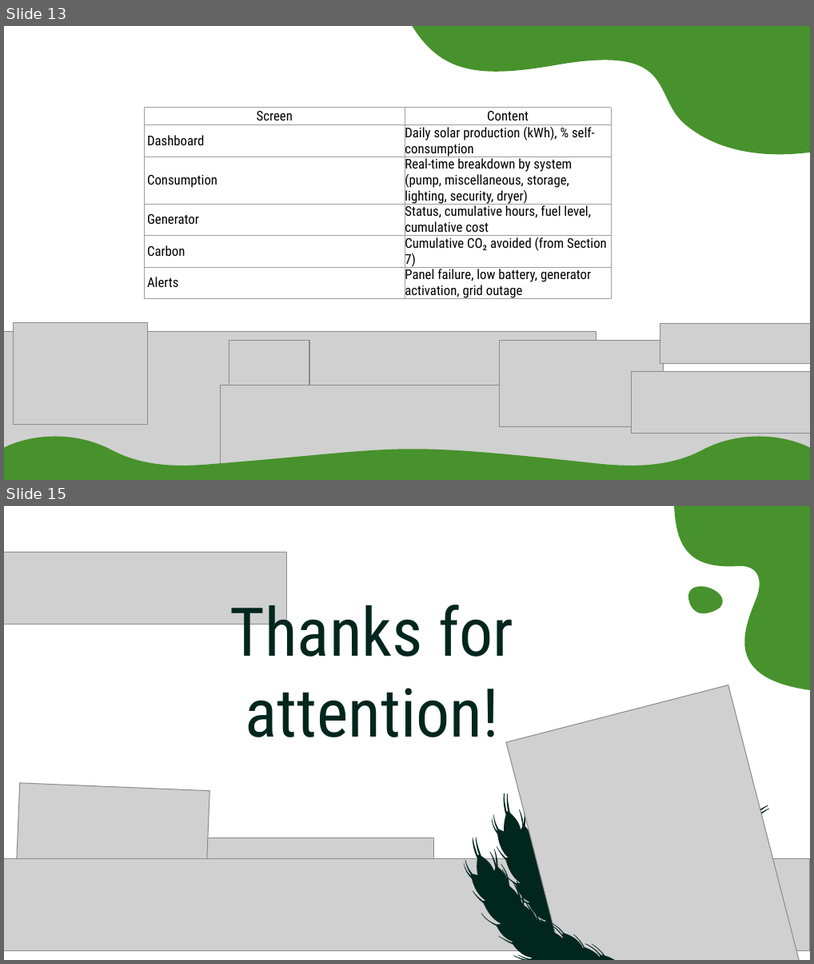
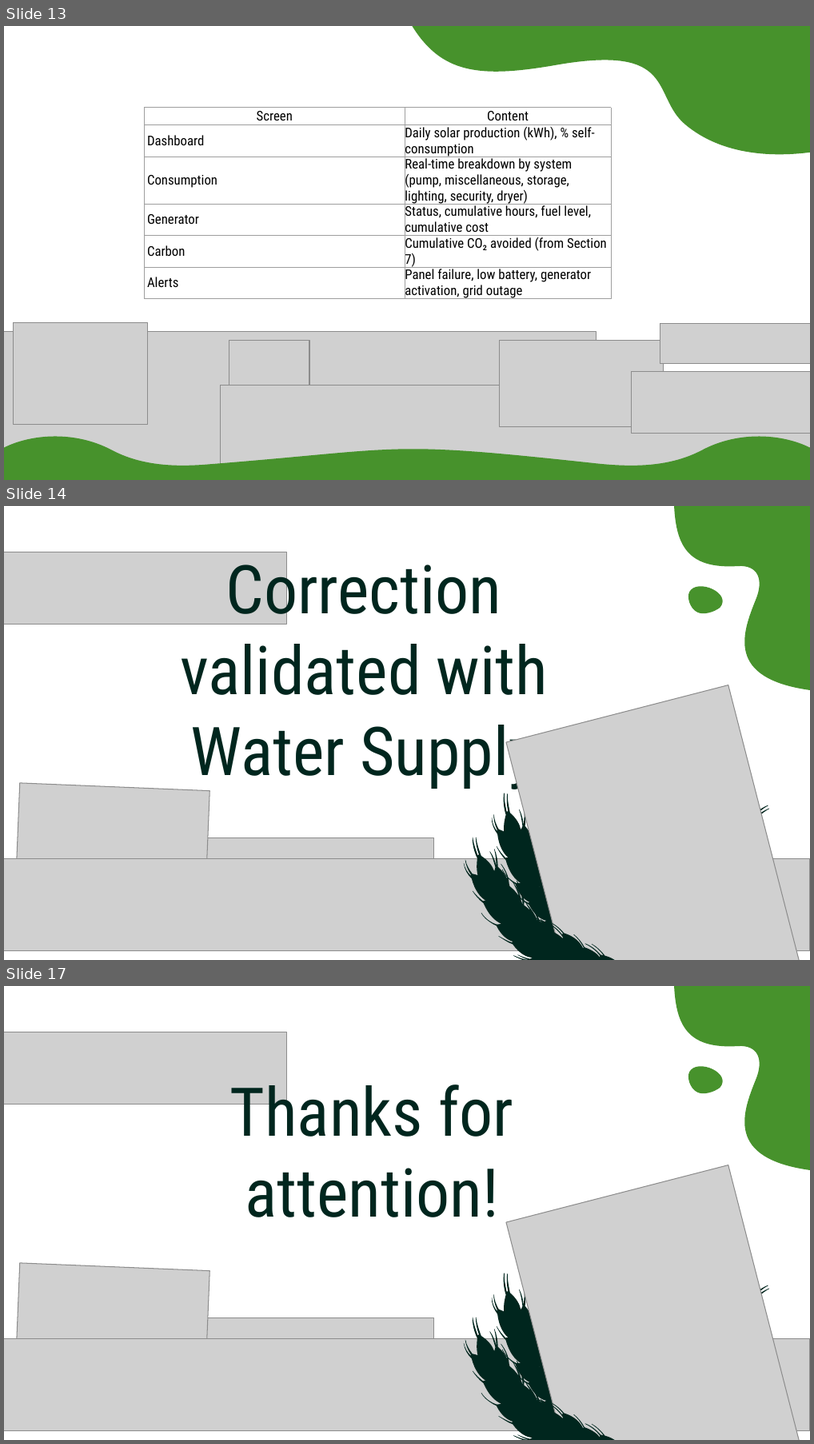
Before and after one commit to yameogowilfried12-ai/Excellence_Program, a slide deck: cohort 2026/template_MADIEGA_files/Energy_Supply_Systems_Aida.pptx. Shown one above the other, each under a label of ours: slides 13 and 15 before the commit, slides 13, 14 and 17 after it; the slides between them are not shown. The pictures are 814x964 and 814x1444 pixels, drawn with LibreOffice and Linux fonts; fonts in the diff are those of the drawing; grey boxes stand for pictures; background and template pictures are left out. Boxes give left, top, right and bottom in pixels: in the first picture for what was removed or moved away, otherwise in the second. Text is boxed around its words. In the diff, an @@ line names an element or a change of style, - is before the commit and + after.

```diff
--- a/cohort 2026/template_MADIEGA_files/Energy_Supply_Systems_Aida.pptx
+++ b/cohort 2026/template_MADIEGA_files/Energy_Supply_Systems_Aida.pptx
@@ slide 14 added at box(4, 506, 810, 960), background #FFFFFF; not listed: 1 template element that a slide beside it also shows @@
@@ picture added at box(4, 552, 286, 624) @@
@@ title added at box(180, 552, 548, 791), 60 pt, text #00261E @@
+Correction validated with Water Supply
@@ freeform shape added at box(687, 578, 733, 615), fill #47922C @@
@@ picture added at box(506, 684, 807, 960) @@
@@ freeform shape added at box(472, 767, 653, 960), fill #00261E @@
@@ picture added at box(16, 783, 210, 891) @@
@@ freeform shape added at box(618, 784, 810, 960), fill #00261E @@
@@ freeform shape added at box(442, 804, 643, 960), fill #00261E @@
@@ picture added at box(174, 837, 434, 900) @@
@@ picture added at box(4, 858, 810, 950) @@
@@ what was slide 15 is now slide 17 @@
```
Also in this commit, not shown: 1 slide changed, 1 other slide added, 18 other files.
